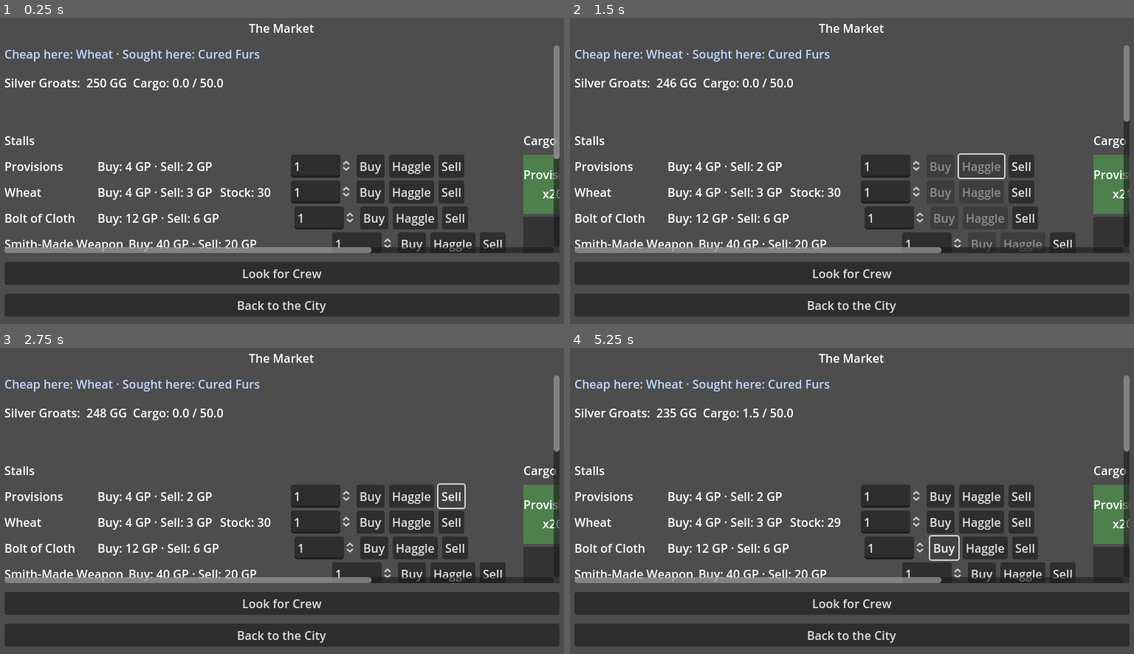
Above: before the commit, frames 1-4 (two rows, left to right).
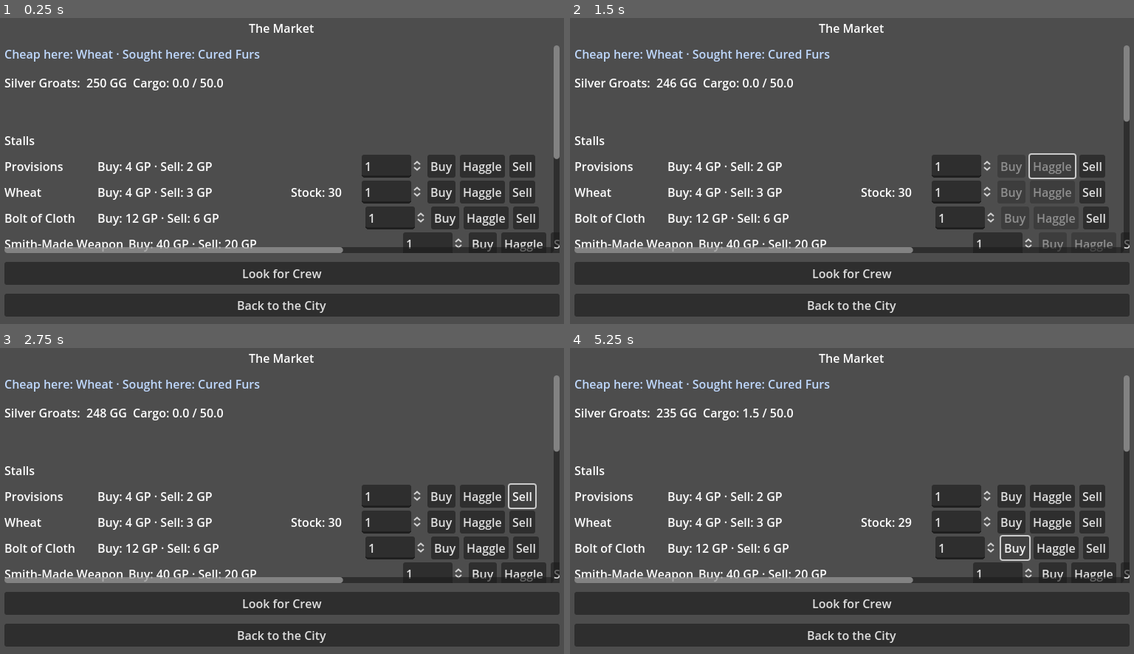
Above: after the commit, the same moments.

Repository: ulubatuhan/wayborne
Game: Godot game, scene res://scenes/game/market.tscn
The game is run twice, just before and just after one commit, with the same random seed, the same clock (stepped at 60 frames per second) and the same inputs. This scene is started directly instead of the project's main scene.
Inputs:
- Up to frame 1 (0.25 s): no input
- Up to frame 2 (1.5 s): click "Buy" at 0.5 s; click "Haggle" at 1.25 s
- Up to frame 3 (2.75 s): click "Sell" at 2 s
- Up to frame 4 (5.25 s): click "Buy" at 2.75 s; click "Haggle" at 3.5 s; click "Sell" at 4.25 s; click "Buy" at 5 s

The runs differ from the first frame. In frame 1, 8.7% of the frame differs, in the area x 39-100%, y 38-77%; in frame 2, 6.7%; in frame 3, 8.6%; in frame 4, 8.8%.

Commit message:
Faz 12 PR-A/B/C: tehlike okunabilirliği, liderlik töreni, piyasa şoku görünürlüğü
Beş yapay zeka modelinin oyunu sıfırdan tasarlama değerlendirmesinden
süzülen, düşük riskli üç iyileştirme:

- Olay kartında savaş açan seçenekler artık yolun o anki tehlikesini
  gösteriyor ("Stand and fight · danger 43%") - %12 kazanma oranı bir
  dengesizlik değil bir okunabilirlik sorunuydu.
- Liderlik devri artık bir log satırı değil, tam ekran atlanamaz bir
  tören sahnesi (SuccessionPanel) - oyunun tek non-negotiable kuralı
  görsel ağırlık kazandı.
- Piyasa şoku artık market ekranında görünür ("Dalgalı" işareti) -
  MarketConditions.add_shock()'un hiç okunmayan label_key'i ve hiç
  çağrılmayan get_active_shocks()'u vardı, etki gerçekti görünürlüğü
  yoktu.

Attention-Zone mekaniğinin kesilmesi gibi modellerin oybirliğiyle
önerdiği ama oyunun kendi playtest edilmiş sistemlerine dokunan diğer
öneriler kasıtlı olarak alınmadı (bkz. CLAUDE.md Faz 12).

7006/7006 doğrulama geçti.

Claude-Session: https://claude.ai/code/session_01SmgLRHV2q6VtZPZSSuowT6

Diff:
--- a/data/locale/ui.csv
+++ b/data/locale/ui.csv
@@ -78,6 +78,8 @@
 "UI_MARKET_SELL","Sat","Sell","","","","","","","","",""
 "UI_MARKET_HAGGLE","Pazarlık Et","Haggle","","","","","","","","",""
 "UI_MARKET_STOCK","Stok: %d","Stock: %d","","","","","","","","",""
+"UI_MARKET_SHOCK_MARK","Dalgalı","Volatile","","","","","","","","",""
+"UI_MARKET_SHOCK_TOOLTIP","Bu malın fiyatı geçici bir olayın etkisinde - normale dönene kadar sürer.","This good's price is under the effect of a temporary event - it will settle back in time.","","","","","","","","",""
 "UI_MARKET_CHEAP_HERE","Burada ucuz: %s","Cheap here: %s","","","","","","","","",""
 "UI_MARKET_WANTED_HERE","Burada aranan: %s","Sought here: %s","","","","","","","","",""
 "UI_MARKET_NEED_GOLD","Yetersiz kese: %d GG gerekiyor.","Not enough coin: %d GP needed.","","","","","","","","",""
@@ -160,6 +162,11 @@
 "UI_ROAD_WALK_CAMPING","Kamp kurulu. Ateş sönene kadar yol yok.","Camp is pitched. No road until the fire dies down.","","","","","","","","",""
 "UI_ROAD_COMBAT_DEATH","%s savaşta düştü ve bir daha kalkmadı.","%s fell in battle and did not rise again.","","","","","","","","",""
 "UI_ROAD_NEW_LEADER","Kervanın başına %s geçti. Yol sürüyor.","%s now leads the caravan. The road goes on.","","","","","","","","",""
+"UI_SUCCESSION_TITLE","LİDERLİK EL DEĞİŞTİRDİ","LEADERSHIP HAS PASSED","","","","","","","","",""
+"UI_SUCCESSION_CARAVAN","%s Kervanı","The %s Caravan","","","","","","","","",""
+"UI_SUCCESSION_GENERATION","%d. Kuşak","Generation %d","","","","","","","","",""
+"UI_SUCCESSION_FALLEN","%s yol boyunca liderlik etti ve düştü.","%s led the way, and fell.","","","","","","","","",""
+"UI_SUCCESSION_HEIR","Kervanın başına artık %s geçiyor.","%s now takes up the lead.","","","","","","","","",""
 "UI_ROAD_RUN_OVER","Kervanı sürecek kimse kalmadı.","No one is left to lead the caravan.","","","","","","","","",""
 "UI_ROAD_RUN_OVER_TITLE","Yolun Sonu","The End of the Road","","","","","","","","",""
 "UI_ROAD_RUN_OVER_BODY","Lider düştü ve arkasında kervanı sürecek kimse bırakmadı. Vagonlar yolda kaldı, yük sahibini b …(244 unchanged characters)…
@@ -170,6 +177,7 @@
 "UI_ROAD_ARRIVE","Şehre Var","Reach the City","","","","","","","","",""
 "UI_ROAD_ENTER_CITY","Şehre Gir","Enter the City","","","","","","","","",""
 "UI_ROAD_DEPART","%s yolundasın: %d gün, tehlike %d%%.","You are bound for %s: %d days, danger %d%%.","","","","","","","","",""
+"UI_ROAD_CHOICE_DANGER","%s · tehlike %d%%","%s · danger %d%%","","","","","","","","",""
 "UI_ROAD_CLOCK","Gün %d · %s · %s","Day %d · %s · %s","","","","","","","","",""
 "UI_ROAD_DAY_LINE","Gün %d: %s","Day %d: %s","","","","","","","","",""
 "UI_ROAD_CAMP_LIT","Ateş yakıldı, kervan mola verdi.","The fire is lit; the caravan rests.","","","","","","","","",""
--- a/scripts/economy/market_conditions.gd
+++ b/scripts/economy/market_conditions.gd
@@ -125,15 +125,30 @@
 func _get_shock_multiplier(location_id: String, item_id: String, day: int) -> float:
 	var multiplier := 1.0
 	for shock in _shocks:
-		if int(shock["until_day"]) < day:
-			continue
-		if str(shock["location_id"]) != location_id:
-			continue
-		var shock_item := str(shock["item_id"])
-		if not shock_item.is_empty() and shock_item != item_id:
-			continue
-		multiplier *= float(shock["multiplier"])
+		if _shock_matches(shock, location_id, item_id, day):
+			multiplier *= float(shock["multiplier"])
 	return multiplier
+
+func _shock_matches(shock: Dictionary, location_id: String, item_id: String, day: int) -> bool:
+	if int(shock["until_day"]) < day:
+		return false
+	if str(shock["location_id"]) != location_id:
+		return false
+	var shock_item := str(shock["item_id"])
+	if not shock_item.is_empty() and shock_item != item_id:
+		return false
+	return true
+
+## Ekranların "bu fiyat neden oynadı" sorusuna cevap verebilmesi için:
+## market.gd bir malın satırını çizerken bunu okuyup küçük bir işaret
+## gösterebilir. `add_shock` zaten bir `label_key` taşıyordu ama hiçbir
+## çağıran doldurmuyordu ve hiçbir ekran `get_active_shocks`'u okumuyordu -
+## piyasa şoku etkisi gerçekti, görünürlüğü yoktu.
+func is_shocked(location_id: String, item_id: String, day: int) -> bool:
+	for shock in _shocks:
+		if _shock_matches(shock, location_id, item_id, day):
+			return true
+	return false
 
 ## Günlük işleyiş: baskı tabana doğru çekilir, süresi dolan şoklar düşer.
 func advance_day(day: int) -> void:
--- a/scripts/ui/market.gd
+++ b/scripts/ui/market.gd
@@ -110,6 +110,16 @@
 	price_label.custom_minimum_size = Vector2(160, 0)
 	row.add_child(price_label)
 
+	# Piyasa şoku gerçekti ama görünürlüğü yoktu: fiyat oynuyordu, hiçbir
+	## ekran nedenini söylemiyordu (bkz. MarketConditions.is_shocked).
+	## Küçük, ayrı bir etiket - fiyatın kendisine karışmıyor, yalnızca
+	## "bu fiyat şu an geçici bir olayın etkisinde" diyor.
+	var shock_label := Label.new()
+	shock_label.custom_minimum_size = Vector2(90, 0)
+	shock_label.modulate = Color(0.85, 0.62, 0.30)
+	shock_label.tooltip_text = tr("UI_MARKET_SHOCK_TOOLTIP")
+	row.add_child(shock_label)
+
 	var stock_label := Label.new()
 	stock_label.custom_minimum_size = Vector2(90, 0)
 	row.add_child(stock_label)
@@ -138,6 +148,8 @@
 
 	_shop_rows.append({
 		"item": item,
+		"price_label": price_label,
+		"shock_label": shock_label,
 		"stock_label": stock_label,
 		"buy_button": buy_button,
 		"haggle_button": haggle_button,
@@ -158,6 +170,18 @@
 		var out_of_stock := remaining == 0
 		row.buy_button.disabled = out_of_stock
 		row.haggle_button.disabled = out_of_stock
+
+		# Fiyat alım-satımla (arz-talep baskısı) değişiyor, o yüzden burada
+		# da tazeleniyor - yoksa şok işareti güncel kalsa bile yanındaki
+		# fiyat sefer başında donup kalırdı.
+		var price_label: Label = row.price_label
+		price_label.text = tr("UI_MARKET_PRICES") % [_get_buy_price(item), _get_sell_price(item)]
+
+		var shock_label: Label = row.shock_label
+		var shocked := _session.market.is_shocked(
+			_session.current_location_id, item.item_id, _session.total_days_elapsed
+		)
+		shock_label.text = tr("UI_MARKET_SHOCK_MARK") if shocked else ""
 
 func _on_buy_pressed(item: Item, quantity_spin: SpinBox) -> void:
 	var quantity := int(quantity_spin.value)
--- a/scripts/ui/road_journey.gd
+++ b/scripts/ui/road_journey.gd
@@ -207,6 +207,7 @@
 var _signal_danger_bonus: float = 0.0
 var _command_panel: PanelContainer
 var _in_game_menu: InGameMenu = null
+var _succession_panel: SuccessionPanel = null
 var _camping: bool = false
 var _camp_ends_at_hours: float = 0.0
 ## Seferin toplam gün uzunluğu - ilerleme çubuğu bunun üzerinden hesaplanır.
@@ -1526,17 +1527,35 @@
 	var button := Button.new()
 	_style_choice_button(button)
 	var available := choice.is_available(context)
+	var label := tr(choice.text_key)
+	if _choice_triggers_combat(choice):
+		# %12 kazanma oranı bir dengesizlik değil bir okunabilirlik sorunu:
+		# oyuncu göze aldığı riski seçmeden *önce* görsün, savaş panelinde
+		# değil. Sayı zaten var - HUD'daki tehlike çubuğunun aynısı
+		# (_weathered_danger) - burada yalnızca karar anında da görünür
+		# kılınıyor.
+		label = tr("UI_ROAD_CHOICE_DANGER") % [label, roundi(_weathered_danger() * 100.0)]
 
 	if available:
-		button.text = tr(choice.text_key)
+		button.text = label
 		button.pressed.connect(_on_choice_pressed.bind(choice))
 	else:
 		# Kilitli seçenek gizlenmez: oyuncu neyi kaçırdığını görsün.
-		button.text = "%s — %s" % [tr(choice.text_key), tr(choice.unavailable_text_key)]
+		button.text = "%s — %s" % [label, tr(choice.unavailable_text_key)]
 		button.disabled = true
 		button.modulate = LOCKED_COLOR
 
 	return button
+
+## Savaşı doğrudan tetikleyen seçenek mi - tehlike etiketi yalnızca bunlara
+## eklenir. Şu an her TRIGGER_COMBAT garantili `effects` içinde (evt_bandit_
+## ambush, evt_wild_animal, evt_guard_patrol, evt_wanderer_revenge); ağırlıklı
+## `outcomes` içinde kullanan bir olay yok.
+func _choice_triggers_combat(choice: EventChoice) -> bool:
+	for effect in choice.effects:
+		if effect.type == EventEffect.Type.TRIGGER_COMBAT:
+			return true
+	return false
 
 ## Karar tuşlarının ortak görünümü. Varsayılan tema kutusu kartın koyu
 ## zemininde kayboluyor ve seçenekler tıklanabilir görünmüyordu - EU4'ün
@@ -1789,6 +1808,9 @@
 	var heir: CharacterData = outcome.get("new_leader")
 	if heir != null:
 		_add_log(tr("UI_ROAD_NEW_LEADER") % heir.character_name, OUTCOME_COLOR)
+		var fallen_names: Array = outcome.get("dead_names", [])
+		var fallen_name := String(fallen_names[0]) if not fallen_names.is_empty() else ""
+		_open_succession_panel(fallen_name, heir.character_name, outcome.get("generation", _session.lineage_generation))
 
 ## Kervanı sürecek kimse kalmadı. Ana menüye dönmekten başka bir çıkış
 ## sunulmuyor ve kayıt silinmiyor - "Devam Et"in kapalı bir seferi
@@ -1884,6 +1906,7 @@
 		or _recruit_holder.get_child_count() > 0
 		or _replan_holder.get_child_count() > 0
 		or _in_game_menu != null
+		or _succession_panel != null
 	)
 
 ## Sefer sürerken kayıt hiç yapılamaz - `SaveManager`in başındaki not:
@@ -1900,6 +1923,19 @@
 
 func _on_in_game_menu_dismissed() -> void:
 	_in_game_menu = null
+
+## Liderlik devrinin töreni (bkz. SuccessionPanel) - `_has_open_panel()`'e
+## eklendiği için `_check_journey_end()` ve zaman akışı bu ekranda durur,
+## aynı `_in_game_menu`'nün yaptığı gibi.
+func _open_succession_panel(fallen_name: String, heir_name: String, generation: int) -> void:
+	_succession_panel = SuccessionPanel.new()
+	_succession_panel.dismissed.connect(_on_succession_dismissed)
+	add_child(_succession_panel)
+	_succession_panel.setup(_session.get_caravan_name(), fallen_name, heir_name, generation)
+
+func _on_succession_dismissed() -> void:
+	_succession_panel = null
+	_check_journey_end()
 
 ## --- Yolda planı değiştirmek ---
 ## Şehirde kurulan plan bir niyet, bir taahhüt değil: geçit kapanır, erzak
--- /dev/null
+++ b/scripts/ui/succession_panel.gd
@@ -0,0 +1,95 @@
+class_name SuccessionPanel
+extends CanvasLayer
+
+## Liderlik devri artık bir kayıt satırı değil, bir sahne. Oyunun tek
+## "non-negotiable" kuralı - kervan asla tükenmez, ama lider ölürse kıdemli
+## yoldaş adı devralır (bkz. CLAUDE.md Lineage Rules) - şimdiye kadar
+## `UI_ROAD_NEW_LEADER` log satırından ibaretti; playtest'in okuduğu diğer
+## on bir satırdan biri gibi kayıp gidiyordu.
+##
+## OnboardingPanel'in deseni: sahnesiz, `.new()` ile kurulur. Ama bilerek
+## OnboardingPanel'den bir yerde ayrılıyor - perdeye tıklamak ve Esc burada
+## KAPATMIYOR. Törenin tek çıkışı "Devam Et" tuşu: bu an atlanabilir olursa
+## bir bildirimden farkı kalmaz.
+
+signal dismissed
+
+const BACKDROP_COLOR: Color = Color(0.0, 0.0, 0.0, 0.85)
+const PANEL_BACKGROUND: Color = Color(0.09, 0.08, 0.07)
+const PANEL_BORDER: Color = Color(0.55, 0.45, 0.28)
+const PANEL_WIDTH: float = 560.0
+
+func setup(caravan_name: String, fallen_name: String, heir_name: String, generation: int) -> void:
+	layer = 70
+	var root := Control.new()
+	root.set_anchors_preset(Control.PRESET_FULL_RECT)
+	root.mouse_filter = Control.MOUSE_FILTER_STOP
+	add_child(root)
+
+	var backdrop := ColorRect.new()
+	backdrop.color = BACKDROP_COLOR
+	backdrop.set_anchors_preset(Control.PRESET_FULL_RECT)
+	root.add_child(backdrop)
+
+	var center := CenterContainer.new()
+	center.set_anchors_preset(Control.PRESET_FULL_RECT)
+	center.mouse_filter = Control.MOUSE_FILTER_IGNORE
+	root.add_child(center)
+
+	var panel := PanelContainer.new()
+	panel.custom_minimum_size = Vector2(PANEL_WIDTH, 0.0)
+	var style := StyleBoxFlat.new()
+	style.bg_color = PANEL_BACKGROUND
+	style.border_color = PANEL_BORDER
+	style.set_border_width_all(2)
+	style.set_corner_radius_all(4)
+	style.set_content_margin_all(26)
+	panel.add_theme_stylebox_override("panel", style)
+	center.add_child(panel)
+
+	var vbox := VBoxContainer.new()
+	vbox.add_theme_constant_override("separation", 14)
+	vbox.alignment = BoxContainer.ALIGNMENT_CENTER
+	panel.add_child(vbox)
+
+	var eyebrow := Label.new()
+	eyebrow.text = tr("UI_SUCCESSION_TITLE")
+	eyebrow.horizontal_alignment = HORIZONTAL_ALIGNMENT_CENTER
+	eyebrow.modulate = ArtPalette.GOLD_DIM
+	vbox.add_child(eyebrow)
+
+	var name_label := Label.new()
+	name_label.text = tr("UI_SUCCESSION_CARAVAN") % caravan_name
+	name_label.horizontal_alignment = HORIZONTAL_ALIGNMENT_CENTER
+	name_label.add_theme_font_size_override("font_size", 26)
+	name_label.modulate = ArtPalette.GOLD
+	vbox.add_child(name_label)
+
+	var generation_label := Label.new()
+	generation_label.text = tr("UI_SUCCESSION_GENERATION") % generation
+	generation_label.horizontal_alignment = HORIZONTAL_ALIGNMENT_CENTER
+	vbox.add_child(generation_label)
+
+	vbox.add_child(HSeparator.new())
+
+	var fallen_label := Label.new()
+	fallen_label.text = tr("UI_SUCCESSION_FALLEN") % fallen_name
+	fallen_label.horizontal_alignment = HORIZONTAL_ALIGNMENT_CENTER
+	fallen_label.autowrap_mode = TextServer.AUTOWRAP_WORD
+	vbox.add_child(fallen_label)
+
+	var heir_label := Label.new()
+	heir_label.text = tr("UI_SUCCESSION_HEIR") % heir_name
+	heir_label.horizontal_alignment = HORIZONTAL_ALIGNMENT_CENTER
+	heir_label.autowrap_mode = TextServer.AUTOWRAP_WORD
+	heir_label.add_theme_font_size_override("font_size", 16)
+	vbox.add_child(heir_label)
+
+	var continue_button := Button.new()
+	continue_button.text = tr("UI_CONTINUE")
+	continue_button.pressed.connect(_on_continue_pressed)
+	vbox.add_child(continue_button)
+
+func _on_continue_pressed() -> void:
+	dismissed.emit()
+	queue_free()
Not shown, changed: CLAUDE.md
